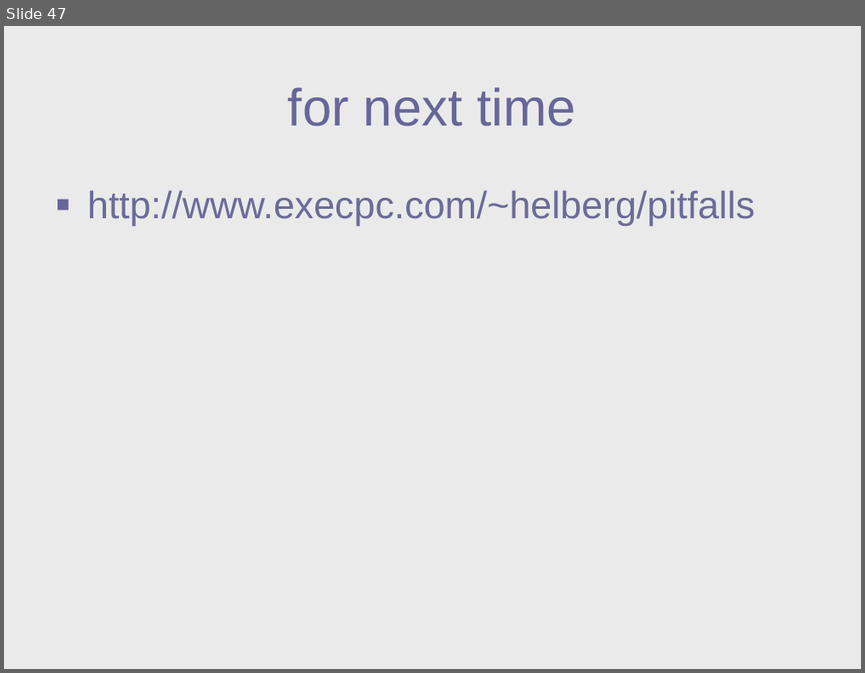
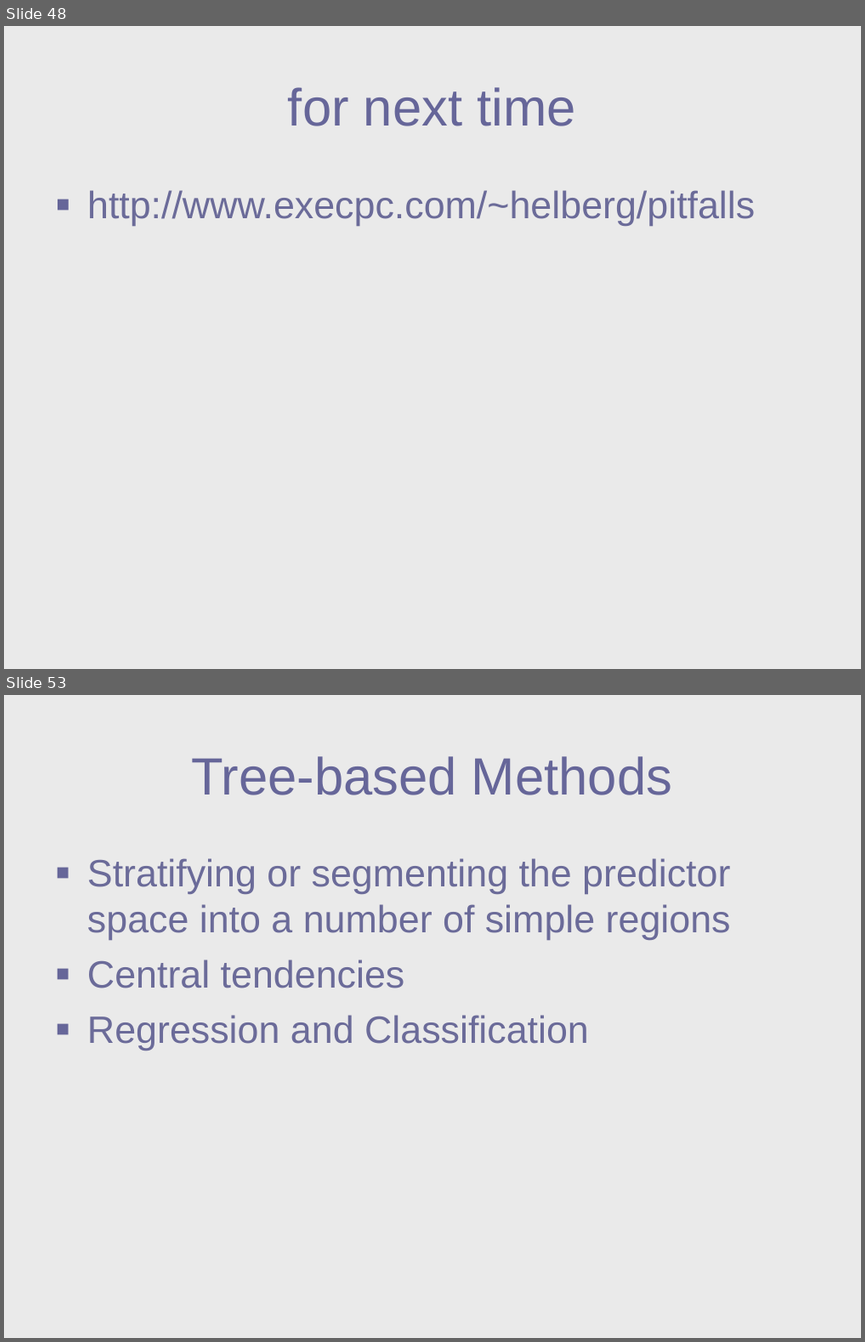
Before and after one commit to sreekanthvk/Data-Science-for-Business-Decisions, a slide deck: Reading Materials/EDA/Exploratory Data Analysis.ppt. Shown one above the other, each under a label of ours: slide 47 before the commit, slides 48 and 53 after it; the slides between them are not shown. The pictures are 865x673 and 865x1342 pixels, drawn with LibreOffice and Linux fonts; fonts in the diff are those of the drawing; background and template pictures are left out. Boxes give left, top, right and bottom in pixels: in the first picture for what was removed or moved away, otherwise in the second. Text is boxed around its words. In the diff, an @@ line names an element or a change of style, - is before the commit and + after.

Commit message:
Updated the code for decision tree
Decision Trees

```diff
--- a/Reading Materials/EDA/Exploratory Data Analysis.ppt
+++ b/Reading Materials/EDA/Exploratory Data Analysis.ppt
@@ slide 53 added at (4, 695, 861, 1338), background #EAEAEA @@
@@ title added at (191, 756, 672, 795), 44 pt, text #666699 @@
+Tree-based Methods
@@ text added at (87, 858, 731, 1050), 32 pt, text #6B6B99 @@
+▪ Stratifying or segmenting the predictor space into a number of simple regions
+▪ Central tendencies
+▪ Regression and Classification
@@ what was slide 47 is now slide 48 @@
```
Also in this commit, not shown: 5 slides changed, 7 other slides added, 2 other files.
